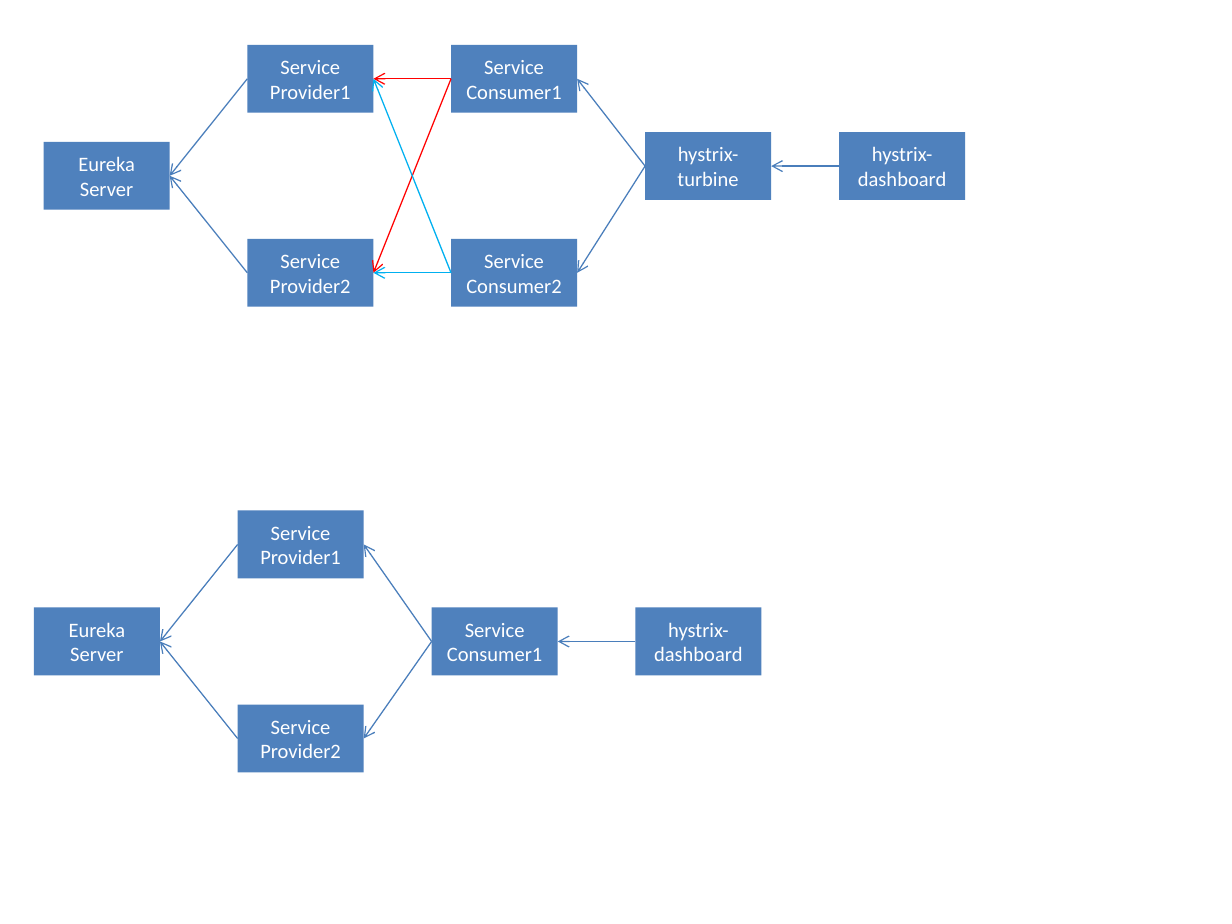
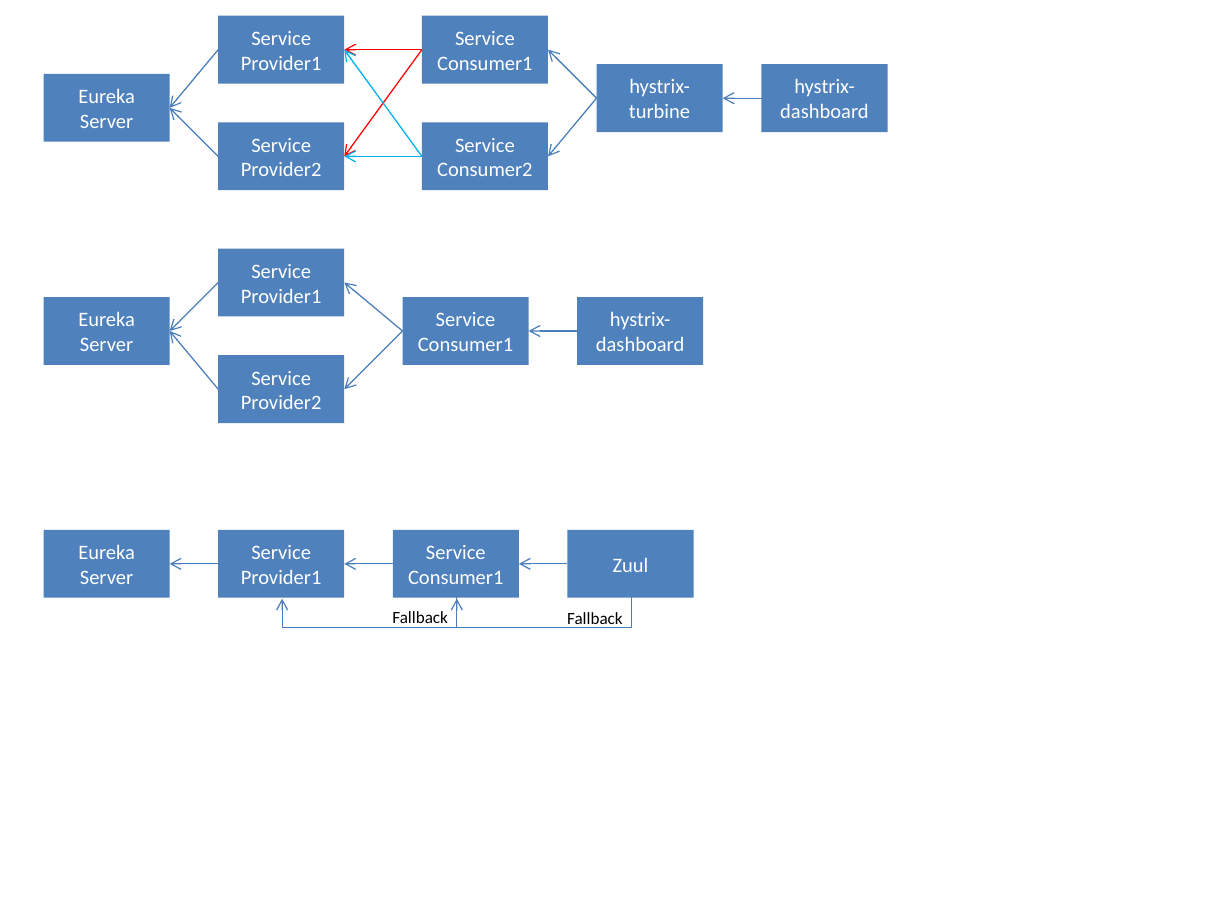
Before and after one commit to chenjuwen/springcloud, a slide deck: slide 1 of doc/架构图.pptx. Drawn at 1232x924 pixels with LibreOffice and Linux fonts; fonts in the diff are those of the drawing. Boxes give left, top, right and bottom in pixels: in the first picture for what was removed or moved away, otherwise in the second. Text is boxed around its words. In the diff, an @@ line names an element or a change of style, - is before the commit and + after.

```diff
--- a/doc/架构图.pptx
+++ b/doc/架构图.pptx
@@ arrow moved from (248, 79) - (170, 176) to (218, 49) - (170, 108) @@
@@ 2 rectangles, 1 arrow: place and size @@
-2 rectangles, 1 arrow at (248, 44, 577, 112)
+2 rectangles, 1 arrow at (218, 16, 548, 84)
@@ arrow moved from (451, 79) - (373, 272) to (423, 49) - (345, 156) @@
@@ arrow moved from (451, 272) - (373, 79) to (423, 156) - (345, 49) @@
@@ arrow moved from (646, 166) - (578, 79) to (596, 99) - (548, 49) @@
@@ rectangle "Eureka Server": place and size @@
-rectangle "Eureka Server" at (43, 142, 169, 209)
+rectangle "Eureka Server" at (43, 74, 169, 142)
@@ rectangle "hystrix-turbine": place and size @@
-rectangle "hystrix-turbine" at (646, 132, 771, 200)
+rectangle "hystrix-turbine" at (596, 64, 722, 132)
@@ rectangle "hystrix-dashboard": place and size @@
-rectangle "hystrix-dashboard" at (839, 132, 965, 200)
+rectangle "hystrix-dashboard" at (761, 64, 887, 132)
@@ arrow moved from (248, 272) - (170, 176) to (218, 156) - (170, 108) @@
@@ arrow moved from (646, 166) - (578, 272) to (596, 99) - (548, 156) @@
@@ arrow moved from (839, 166) - (771, 166) to (761, 99) - (723, 99) @@
@@ 2 rectangles, 1 arrow: place and size @@
-2 rectangles, 1 arrow at (248, 239, 577, 307)
+2 rectangles, 1 arrow at (218, 122, 548, 190)
@@ rectangle "Service Provider1": place and size @@
-rectangle "Service Provider1" at (238, 510, 363, 578)
+rectangle "Service Provider1" at (218, 249, 344, 317)
@@ rectangle "Eureka Server": place and size @@
-rectangle "Eureka Server" at (34, 607, 160, 675)
+rectangle "Eureka Server" at (43, 297, 169, 365)
@@ arrow moved from (238, 545) - (160, 642) to (218, 282) - (170, 331) @@
@@ arrow moved from (431, 642) - (363, 545) to (403, 331) - (345, 282) @@
@@ rectangle "Service Consumer1": place and size @@
-rectangle "Service Consumer1" at (431, 607, 557, 675)
+rectangle "Service Consumer1" at (403, 297, 529, 365)
@@ rectangle "hystrix-dashboard": place and size @@
-rectangle "hystrix-dashboard" at (636, 607, 761, 675)
+rectangle "hystrix-dashboard" at (578, 297, 703, 365)
@@ arrow moved from (238, 738) - (160, 642) to (218, 389) - (170, 331) @@
@@ rectangle "Service Provider2": place and size @@
-rectangle "Service Provider2" at (238, 705, 363, 772)
+rectangle "Service Provider2" at (218, 355, 344, 423)
@@ arrow moved from (431, 642) - (363, 738) to (403, 331) - (345, 389) @@
@@ arrow moved from (636, 642) - (558, 642) to (578, 331) - (529, 331) @@
@@ rectangle added at (43, 530, 169, 598), fill #4F81BD, 12 pt, text #FFFFFF @@
+Eureka Server
@@ rectangle added at (218, 530, 344, 598), fill #4F81BD, 12 pt, text #FFFFFF @@
+Service Provider1
@@ rectangle added at (393, 530, 519, 598), fill #4F81BD, 12 pt, text #FFFFFF @@
+Service Consumer1
@@ rectangle added at (568, 530, 694, 598), fill #4F81BD, 12 pt, text #FFFFFF @@
+Zuul
@@ arrow added from (218, 564) to (170, 564), #4B7EBC 0.75 pt @@
@@ arrow added from (393, 564) to (345, 564), #4B7EBC 0.75 pt @@
@@ arrow added from (568, 564) to (519, 564), #4B7EBC 0.75 pt @@
@@ elbow arrow added from (457, 598) to (282, 599), #4B7EBC 0.75 pt @@
@@ elbow arrow added from (632, 598) to (457, 599), #4B7EBC 0.75 pt @@
@@ text added at (392, 611, 447, 628), 10 pt, text #000000 @@
+Fallback
@@ text added at (567, 612, 622, 628), 10 pt, text #000000 @@
+Fallback
```
Also in this commit, not shown: 5 other files.
